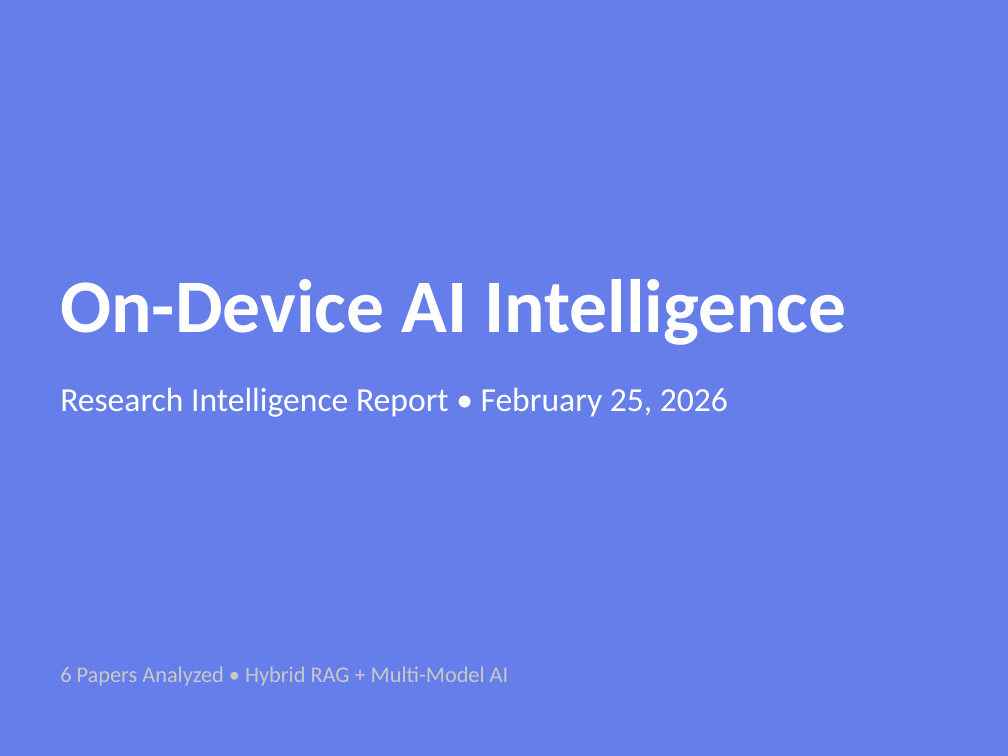
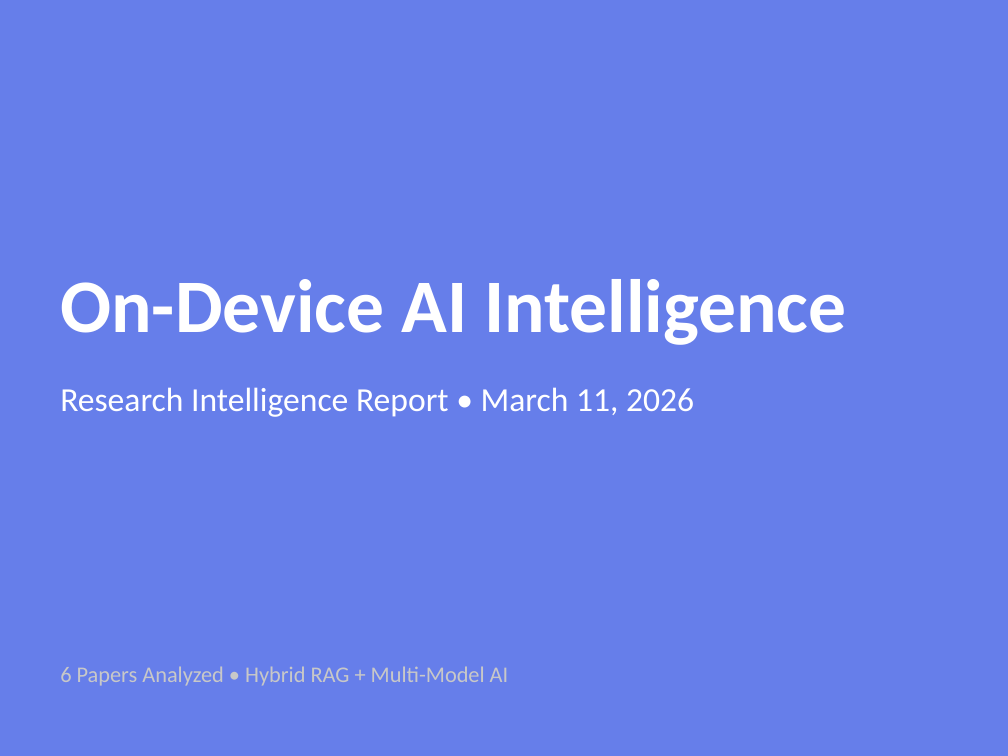
Before and after one commit to pbtsvinaysukhesh/dea-genai-agent, a slide deck: slide 1 of results/reports/report.pptx. Drawn at 1008x756 pixels with LibreOffice and Linux fonts; fonts in the diff are those of the drawing. Boxes give left, top, right and bottom in pixels: in the first picture for what was removed or moved away, otherwise in the second. Text is boxed around its words. In the diff, an @@ line names an element or a change of style, - is before the commit and + after.

```diff
--- a/results/reports/report.pptx
+++ b/results/reports/report.pptx
@@ text at box(60, 387, 694, 417): text changed @@
-Research Intelligence Report • February 25, 2026
+Research Intelligence Report • March 11, 2026
```
Also in this commit, not shown: 9 other slides changed, 1 slide added, 1 slide removed, 6 other files.
